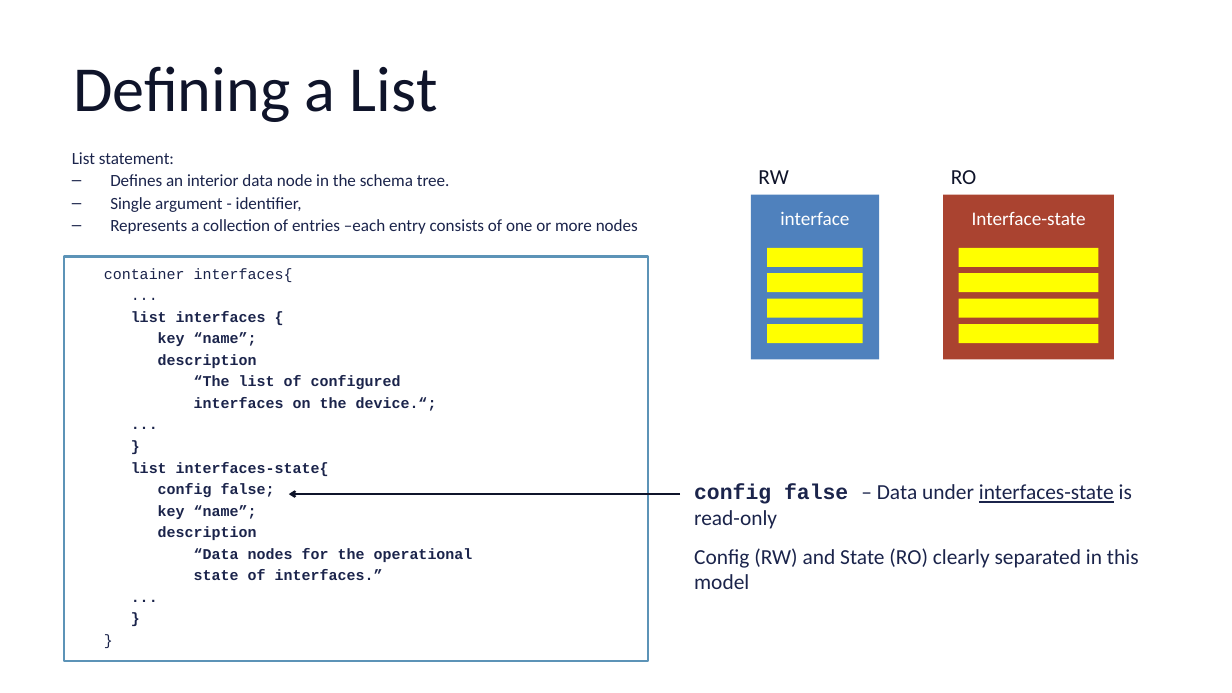
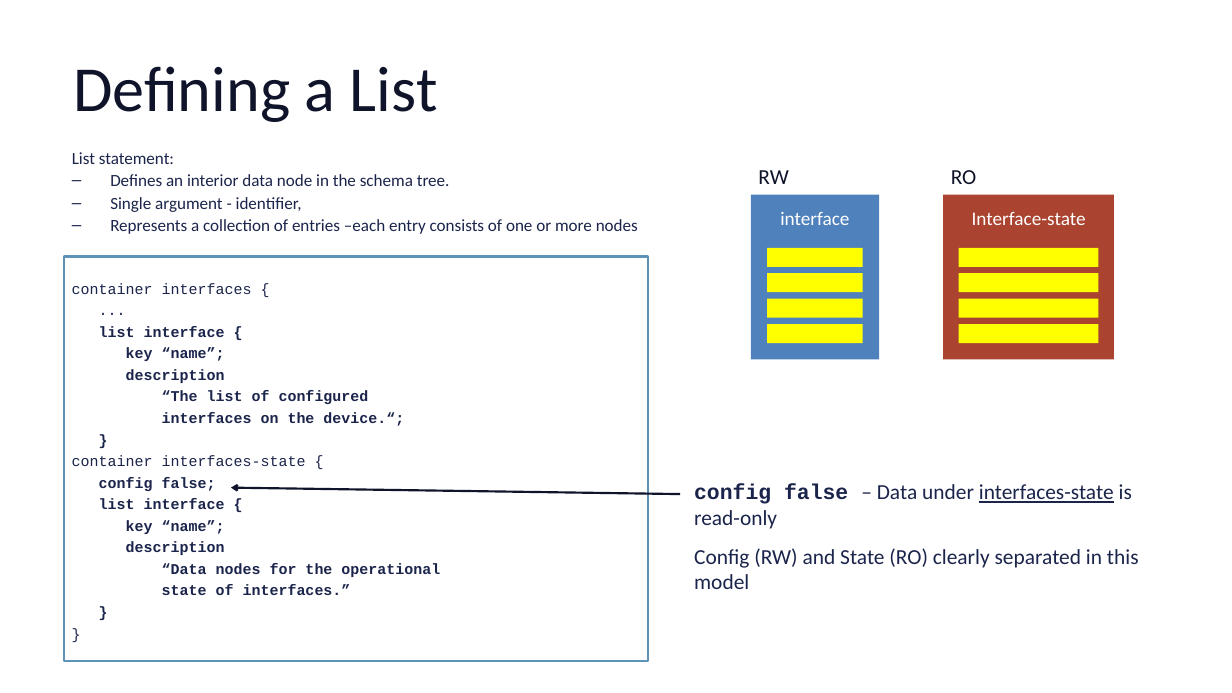
Before and after one commit to cmoberg/netconf-yang-training, a slide deck: slide 10 of slides/module-2-yang.pptx. Drawn at 1232x693 pixels with LibreOffice and Linux fonts; fonts in the diff are those of the drawing. Boxes give left, top, right and bottom in pixels: in the first picture for what was removed or moved away, otherwise in the second. Text is boxed around its words. In the diff, an @@ line names an element or a change of style, - is before the commit and + after.

```diff
--- a/slides/module-2-yang.pptx
+++ b/slides/module-2-yang.pptx
@@ text removed at (104,268,473,580) @@
-container interfaces{
-...
-list interfaces {
-key “name”;
-description
-“The list of configured
-interfaces on the device.“;
-...
-}
-list interfaces-state{
-config false;
-key “name”;
-description
-“Data nodes for the operational
-state of interfaces.”
-...
-}
-}
@@ text in rectangle at (72,283,440,595): text added @@
+container interfaces {
+...
+list interface {
+key “name”;
+description
+“The list of configured
+interfaces on the device.“;
+}
+container interfaces-state {
+config false;
+list interface {
+key “name”;
+description
+“Data nodes for the operational
+state of interfaces.”
+}
+}
@@ arrow moved from (680, 494) - (289, 494) to (680, 494) - (231, 487) @@
```
Also in this commit, not shown: 15 other slides changed, 1 slide removed, 11 other files.
